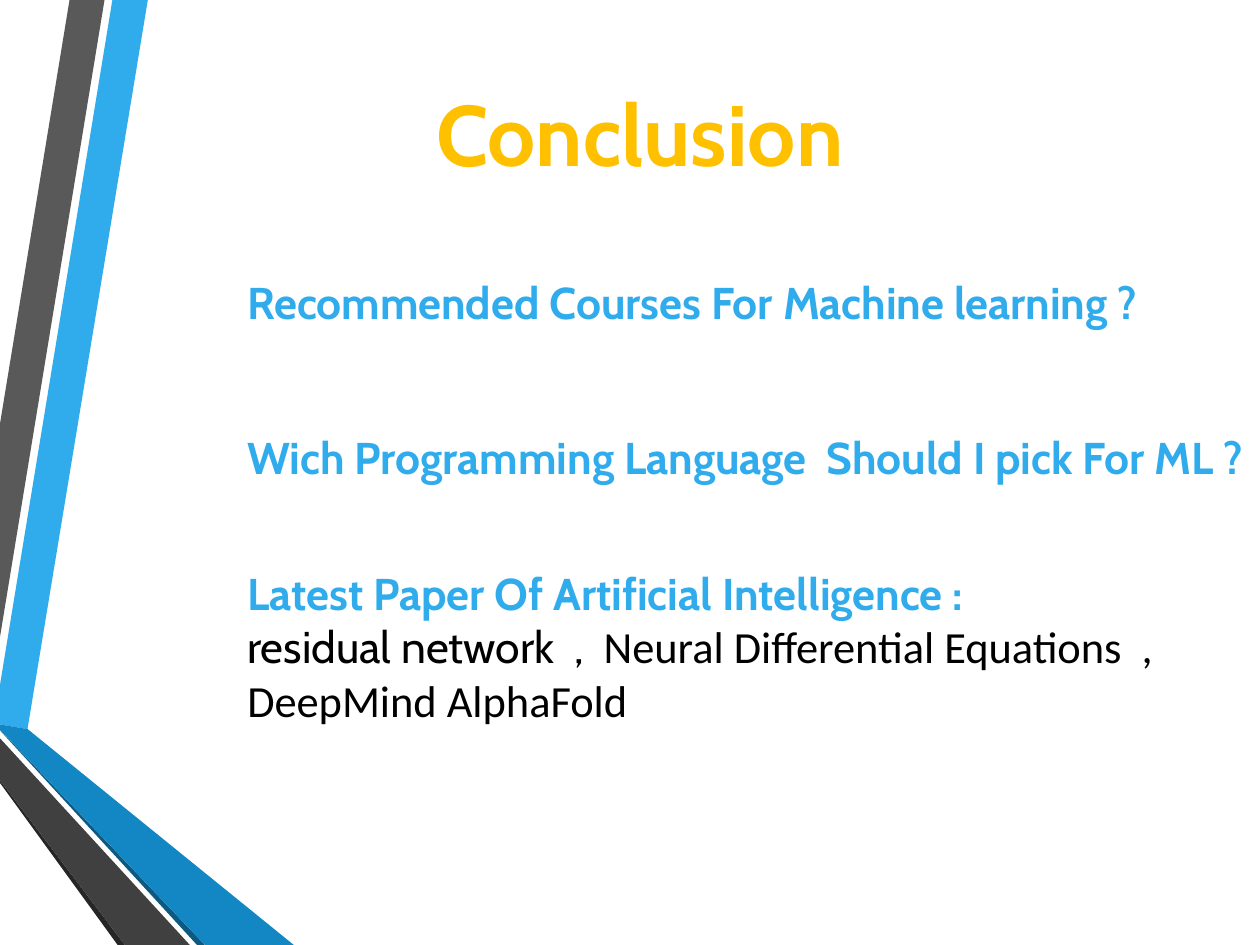
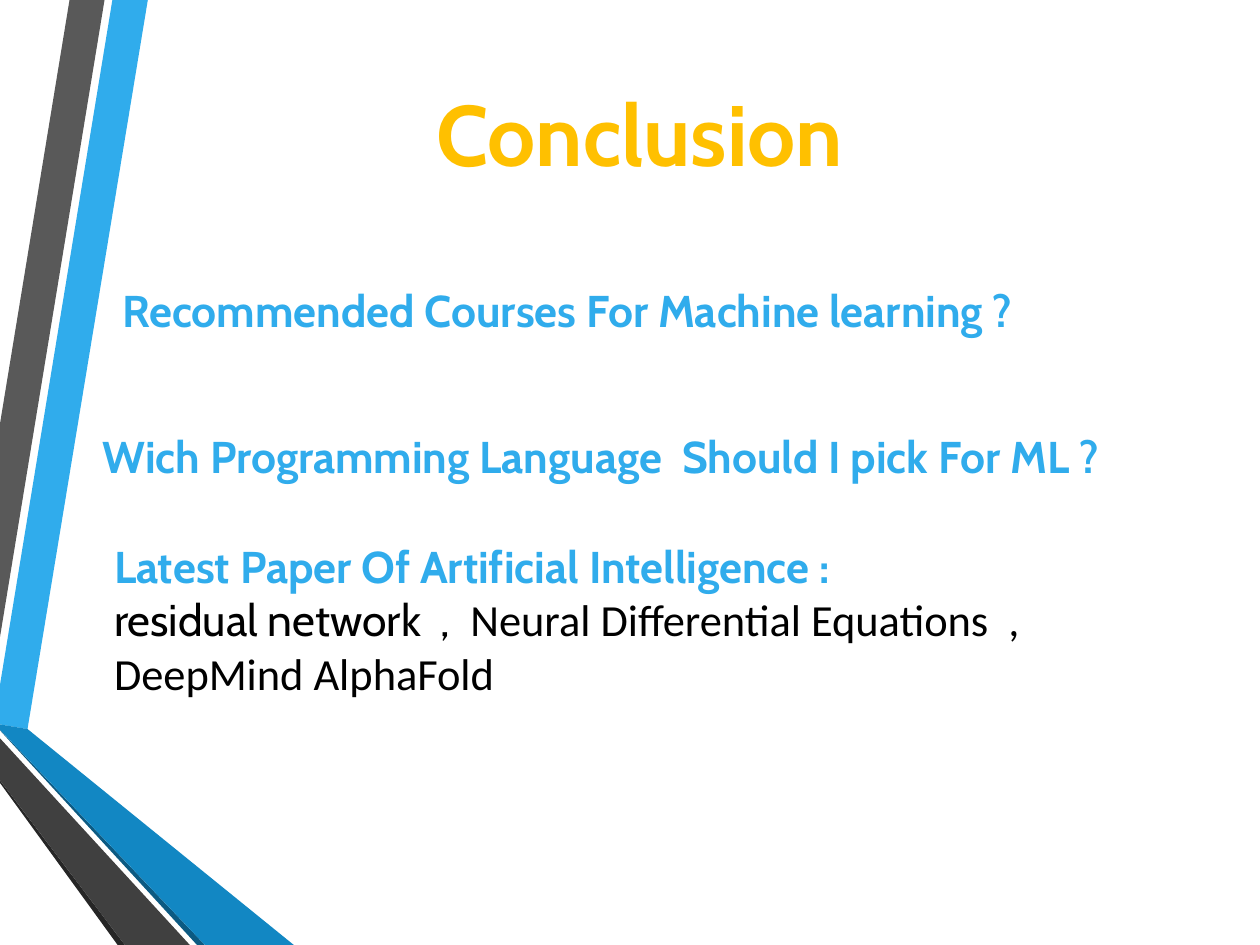
Before and after one commit to farouqBenarous/Neural_network_Breast_Cancer_Diagnostic, a slide deck: slide 14 of presantation.odp. Drawn at 1260x945 pixels with LibreOffice and Linux fonts; fonts in the diff are those of the drawing; background and template pictures are left out. Boxes give left, top, right and bottom in pixels: in the first picture for what was removed or moved away, otherwise in the second. Text is boxed around its words. In the diff, an @@ line names an element or a change of style, - is before the commit and + after.

```diff
--- a/presantation.odp
+++ b/presantation.odp
@@ text "Recommended Courses For Machine learning ...": place and size @@
-text "Recommended Courses For Machine learning ..." at [247, 285, 1108, 330]
+text "Recommended Courses For Machine learning ..." at [123, 293, 983, 338]
@@ text "Wich Programming Language Should I ...": place and size @@
-text "Wich Programming Language Should I ..." at [247, 440, 1214, 485]
+text "Wich Programming Language Should I ..." at [103, 439, 1069, 483]
@@ free "Latest Paper Of Artificial Intelligence ...": place and size @@
-free "Latest Paper Of Artificial Intelligence ..." at [237, 560, 1218, 839]
+free "Latest Paper Of Artificial Intelligence ..." at [103, 534, 1084, 813]
```
Also in this commit, not shown: 7 other slides changed, 1 other file.
